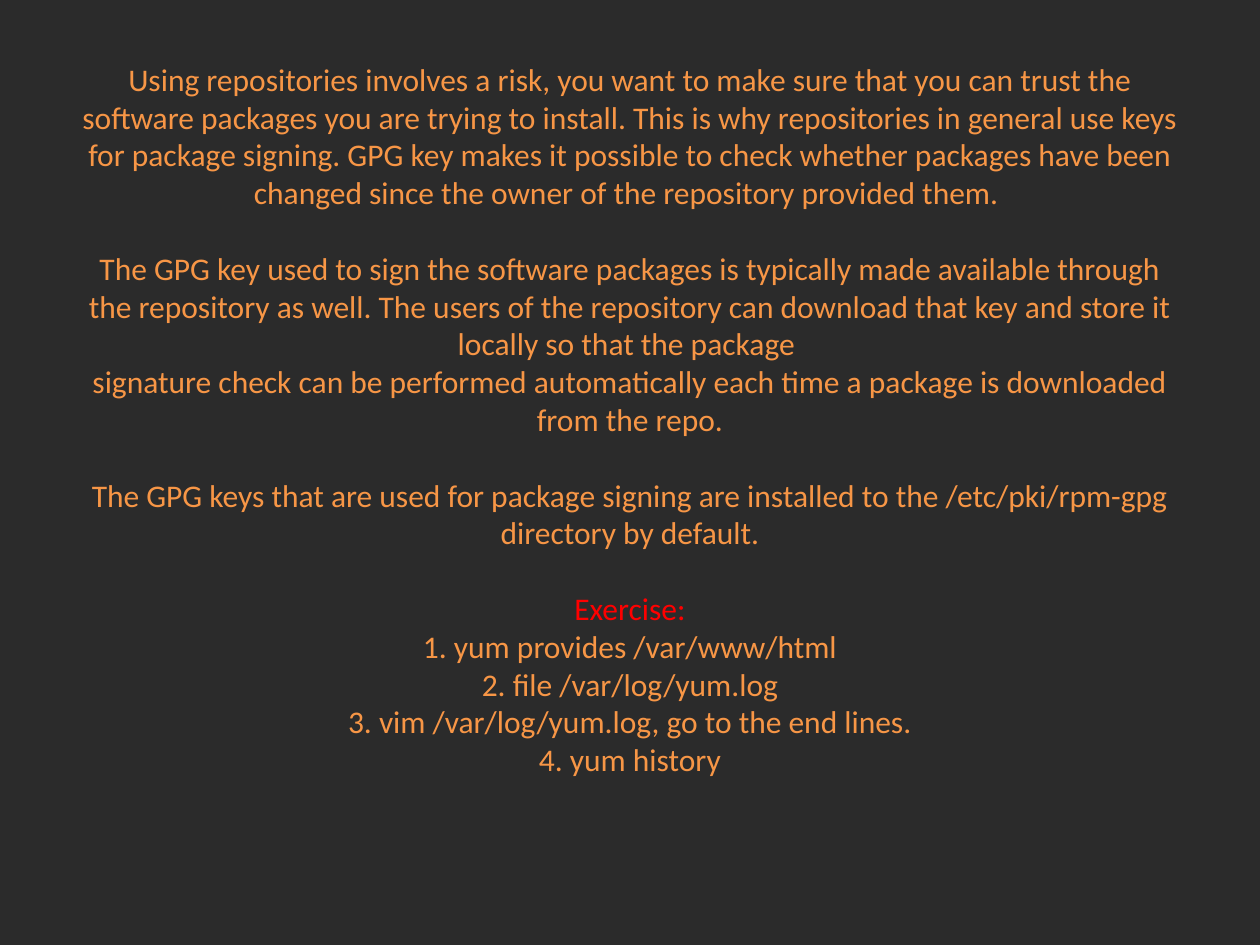
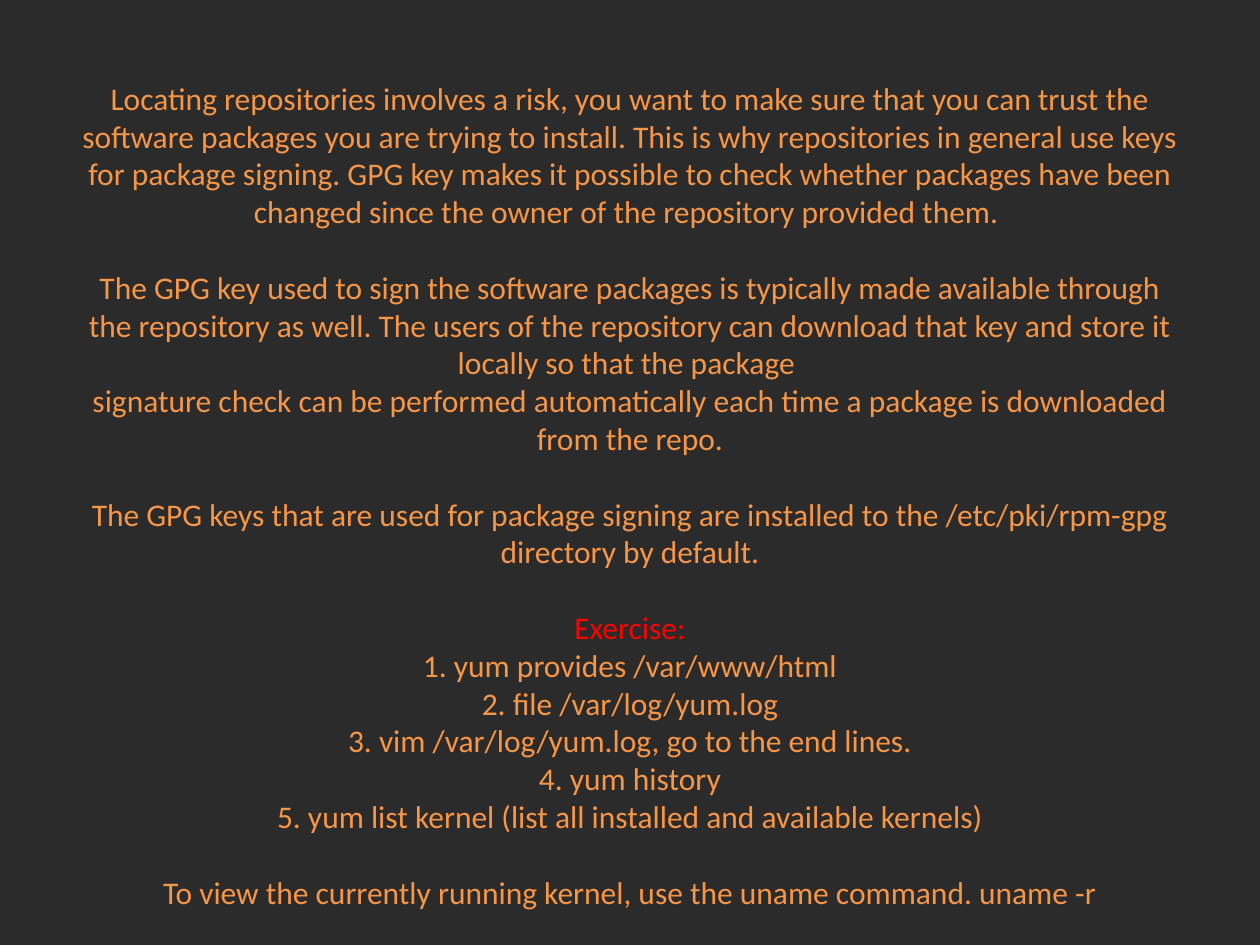
Before and after one commit to Academy-Soft-Intellect/Linux-Course, a slide deck: slide 5 of 9.SoftwareManagementAndCron/09-SoftwareManagementAndCron.pptx. Drawn at 1260x945 pixels with LibreOffice and Linux fonts; fonts in the diff are those of the drawing; background and template pictures are left out; a plain dark background stands for a picture behind light text. Boxes give left, top, right and bottom in pixels: in the first picture for what was removed or moved away, otherwise in the second. Text is boxed around its words. In the diff, an @@ line names an element or a change of style, - is before the commit and + after.

Commit message:
Finishing cron and software repos.

```diff
--- a/9.SoftwareManagementAndCron/09-SoftwareManagementAndCron.pptx
+++ b/9.SoftwareManagementAndCron/09-SoftwareManagementAndCron.pptx
@@ title at bbox=[82, 88, 1176, 910]: text changed @@
-Using repositories involves a risk, you want to make sure that you can trust the software packages you are trying to install. This is why repositories in general use keys for package signing. GPG key makes it possible to check whether packages have been changed since the owner of the repository provided them.
-The GPG key used to sign the software packages is typically made available through the repository as well. The users of the repository can download that key and store it locally so that the package
-signature check can be performed automatically each time a package is downloaded from the repo.
-The GPG keys that are used for package signing are installed to the /etc/pki/rpm-gpg directory by default.
-Exercise:
-1. yum provides /var/www/html
-2. file /var/log/yum.log
-3. vim /var/log/yum.log, go to the end lines.
-4. yum history
+U
+Locating repositories involves a risk, you want to make sure that you can trust the software packages you are trying to install. This is why repositories in general use keys for package signing. GPG key makes it possible to check whether packages have been changed since the owner of the repository provided them.
+The GPG key used to sign the software packages is typically made available through the repository as well. The users of the repository can download that key and store it locally so that the package
+signature check can be performed automatically each time a package is downloaded from the repo.
+The GPG keys that are used for package signing are installed to the /etc/pki/rpm-gpg directory by default.
+Exercise:
+1. yum provides /var/www/html
+2. file /var/log/yum.log
+3. vim /var/log/yum.log, go to the end lines.
+4. yum history
+5. yum list kernel (list all installed and available kernels)
+To view the currently running kernel, use the uname command. uname -r
```
Also in this commit, not shown: 4 other slides changed, 5 slides added, 1 other file.
